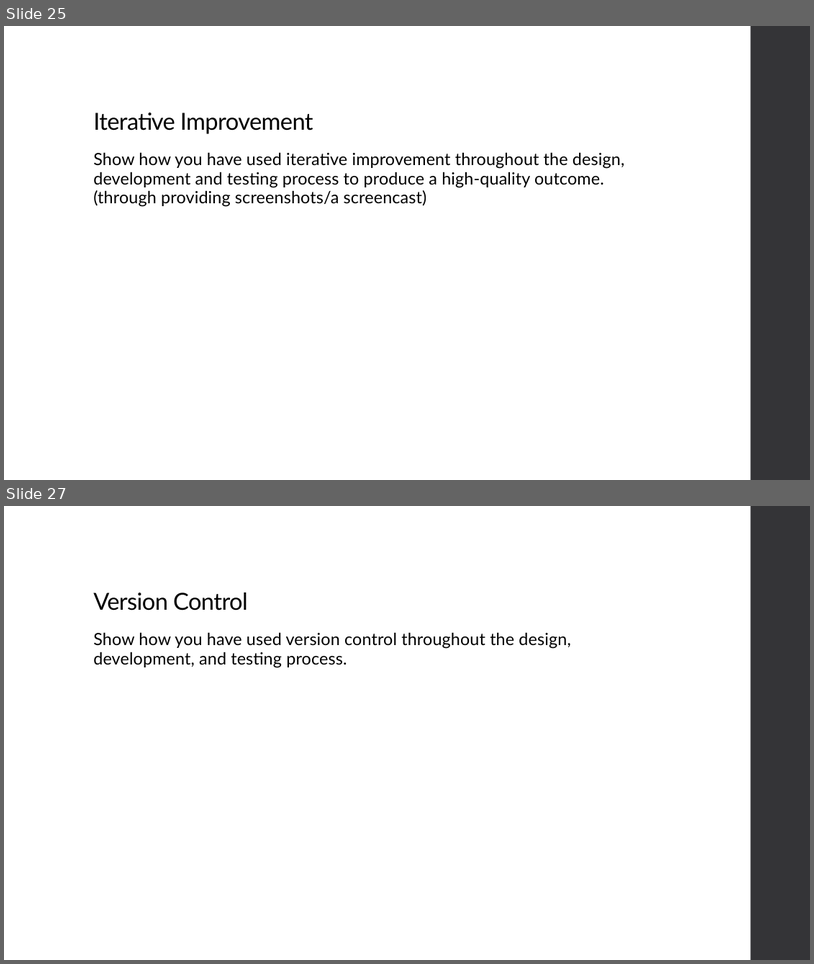
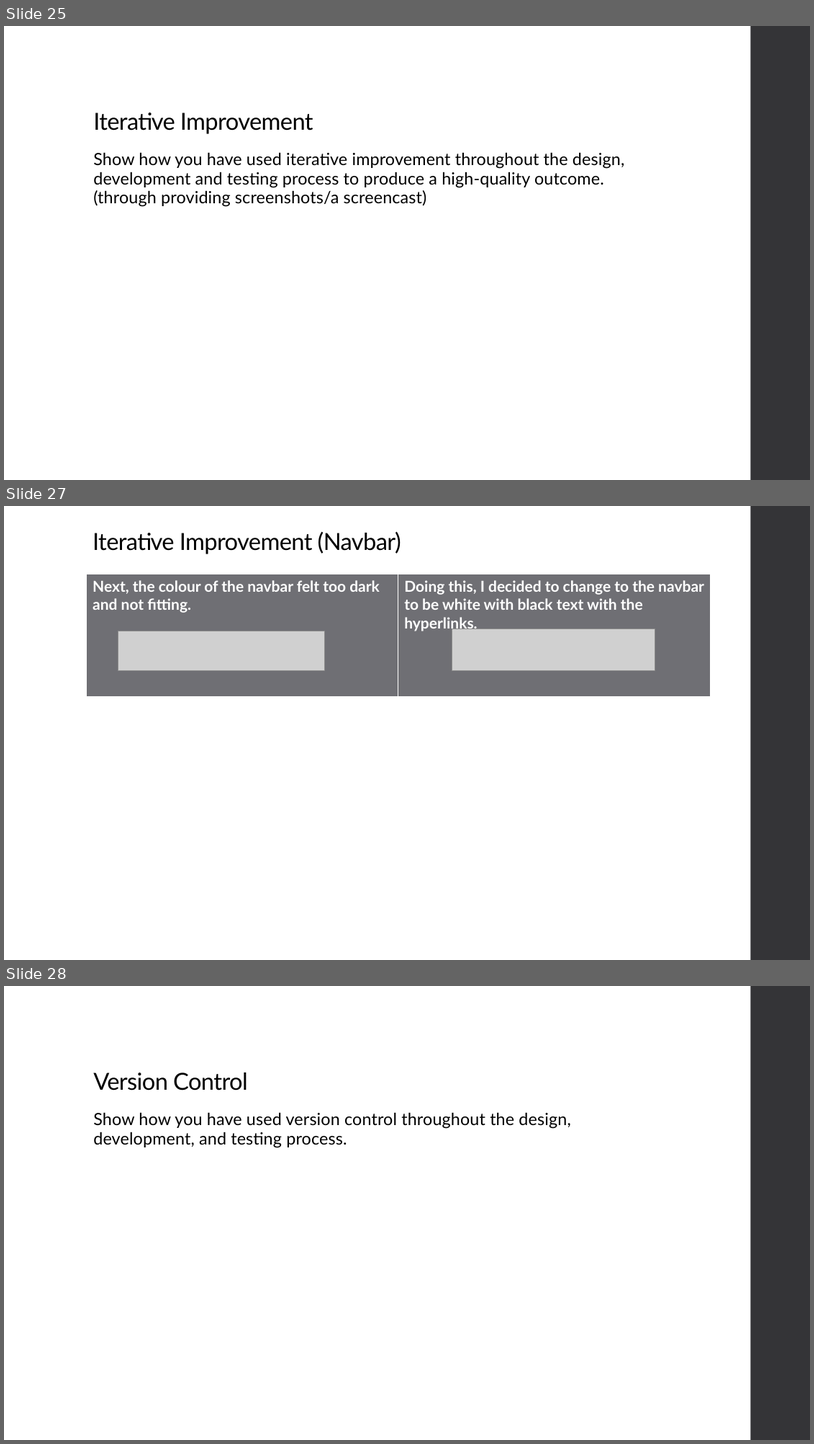
Before and after one commit to niuqaoJ-life/jollibee-fanpage, a slide deck: AS91903_91906_Evidence_Joaquin_Badenas.pptx. Shown one above the other, each under a label of ours: slides 25 and 27 before the commit, slides 25, 27 and 28 after it; the slides between them are not shown. The pictures are 814x964 and 814x1444 pixels, drawn with LibreOffice and Linux fonts; fonts in the diff are those of the drawing; grey boxes stand for pictures. Boxes give left, top, right and bottom in pixels: in the first picture for what was removed or moved away, otherwise in the second. Text is boxed around its words. In the diff, an @@ line names an element or a change of style, - is before the commit and + after.

Commit message:
Changed navbar color to white

```diff
--- a/AS91903_91906_Evidence_Joaquin_Badenas.pptx
+++ b/AS91903_91906_Evidence_Joaquin_Badenas.pptx
@@ slide 27 added at <box>4,506,810,960</box>, background #FFFFFF; not listed: 1 template element that a slide beside it also shows @@
@@ title added at <box>93,532,401,554</box>, 28 pt, text #000000 @@
+Iterative Improvement (Navbar)
@@ table added at <box>87,574,711,698</box>, 1 rows, 2 columns @@
+Next, the colour of the navbar felt too dark and not fitting. | Doing this, I decided to change to the navbar to be white with black text with the hyperlinks.
@@ picture added at <box>118,631,324,671</box> @@
@@ picture added at <box>453,629,655,671</box> @@
@@ what was slide 27 is now slide 28 @@
```
Also in this commit, not shown: 1 other slide added, 1 slide removed, 2 other files.
